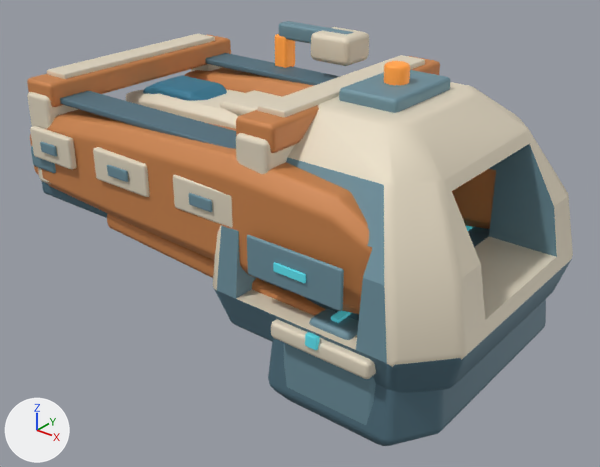
The glTF model space-battleship/assets/planets/facilities_v5/shipyard.glb: old version first, new version second.
Rendered twice from a 50 mm lens placed at (2.53, -4.09, 2.67), pointed at (-0.71, -0.04, 0.16). Arrows for +X, +Y and +Z are at lower left; the lights stay in place. The older version comes first. Where no turn or scale is listed for an object, it has been applied to the vertices. Vertices at exactly the same position are counted once.

Objects in the first picture: 'Armor cassette on pressure cheek', 'Armor cassette on pressure cheek.001', 'Armor cassette on pressure cheek.002', 'Berth recessed dark crown', 'Continuous ochre berth pressure cheek', 'Continuous ochre berth pressure cheek.001', 'Coupling jaw under deck', 'Dock diagonal load brace', 'Dock portal roof truss', 'Dock portal roof truss.001', 'Dock portal upper armor', 'Pressure cassette blue key', 'Pressure cassette blue key.001', 'Pressure cassette blue key.002', 'Pressure shell blue service recess', 'Pressure shell dorsal service ridge', 'Ring-coupled tapered keel', 'Ring-to-berth pressure shell' and 19 more.
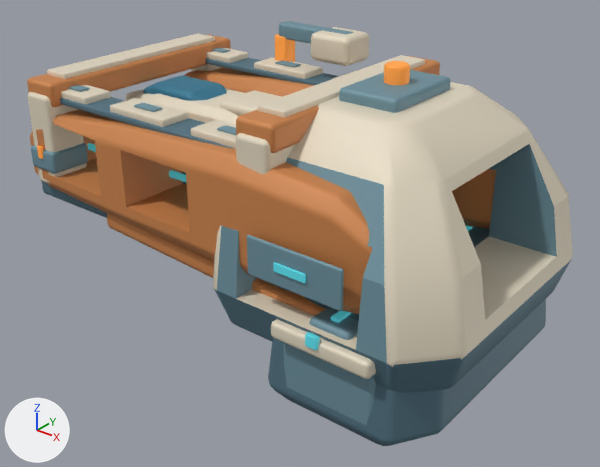
Location of each change, [x1, y1, x2, y2] in pixels of the pictures (600 x 467 px):
'Armor cassette on pressure cheek.002', deleted (pale yellow)
    before: [173, 175, 233, 228]
'Armor cassette on pressure cheek.001', deleted (pale yellow)
    before: [93, 147, 150, 197]
'Armor cassette on pressure cheek', deleted (pale yellow)
    before: [30, 126, 77, 170]
'Upper armor cassette on pressure cheek.001', added (pale yellow)
    after: [110, 98, 188, 127]
'Upper armor cassette on pressure cheek.004', added
    after: [254, 57, 323, 79]
'Upper armor cassette on pressure cheek.002', added
    after: [191, 120, 236, 148]
'Upper armor cassette on pressure cheek', added (pale yellow)
    after: [61, 85, 111, 104]
'Pressure cassette blue key.002', reshaped, moved
    before: [188, 193, 212, 212]
    after: [217, 125, 236, 135]
'Upper armor cassette on pressure cheek.003', added
    after: [206, 48, 248, 63]
'Pressure cassette blue key.001', moved
    before: [107, 165, 128, 182]
    after: [134, 103, 163, 112]
'Pressure cassette blue key', moved
    before: [40, 141, 57, 157]
    after: [69, 85, 89, 92]
'Pressure cassette blue key.004', moved (not visible before)
    after: [275, 60, 301, 67]
'Pressure cassette blue key.003', moved (not visible before)
    after: [212, 48, 230, 53]
part 1 of me_continuous_ochre_berth_pressure_cheek, added (orange)
    after: [36, 121, 228, 252]

Edits to the bpy script that builds the scene:
```text
Change me_continuous_ochre_berth_pressure_cheek:
    remove me_continuous_ochre_berth_pressure_cheek.from_pydata(...)  # 224 vertices, 444 faces; spans x -2.57..0.56, y -0.98..-0.42, z 0.29..1.04
    add me_continuous_ochre_berth_pressure_cheek.from_pydata(...)  # 255 vertices, 514 faces; spans x -2.57..0.56, y -0.98..-0.42, z 0.29..1.04
    me_continuous_ochre_berth_pressure_cheek part 1: 31 vertices added at x -2.28..-0.82, y -0.97..-0.43, z 0.49..0.88
Change me_cube_028:
    remove me_cube_028.from_pydata(...)  # 56 vertices, 108 faces; spans x -0.091..0.091, y -0.009..0.009, z -0.038..0.038
    add me_cube_028.from_pydata(...)  # 56 vertices, 108 faces; spans x -0.091..0.091, y -0.04..0.04, z -0.006..0.006
    me_cube_028 part 2: 56 of 56 vertices moved; they spanned x -0.091..0.091, y -0.009..0.009, z -0.038..0.038 and now span x -0.091..0.091, y -0.04..0.04, z -0.006..0.006; mean shift (0.0, 0.0, 0.0)
Remove ob_armor_cassette_on_pressure_cheek:
    ob_armor_cassette_on_pressure_cheek = bpy.data.objects.new('Armor cassette on pressure cheek', me_cube_023)
Remove ob_armor_cassette_on_pressure_cheek_001:
    ob_armor_cassette_on_pressure_cheek_001 = bpy.data.objects.new('Armor cassette on pressure cheek.001', me_cube_025)
Remove ob_armor_cassette_on_pressure_cheek_002:
    ob_armor_cassette_on_pressure_cheek_002 = bpy.data.objects.new('Armor cassette on pressure cheek.002', me_cube_027)
Change ob_pressure_cassette_blue_key:
    ob_pressure_cassette_blue_key.location: (-2.13, -0.993, 0.73) -> (-2.13, -0.7, 1.089)
Change ob_pressure_cassette_blue_key_001:
    ob_pressure_cassette_blue_key_001.location: (-1.42, -0.993, 0.73) -> (-1.42, -0.7, 1.089)
Change ob_pressure_cassette_blue_key_002:
    ob_pressure_cassette_blue_key_002.location: (-0.69, -0.993, 0.73) -> (-0.69, -0.7, 1.089)
Change ob_pressure_cassette_blue_key_003:
    ob_pressure_cassette_blue_key_003.location: (-2.13, 0.993, 0.73) -> (-2.13, 0.7, 1.089)
Change ob_pressure_cassette_blue_key_004:
    ob_pressure_cassette_blue_key_004.location: (-1.42, 0.993, 0.73) -> (-1.42, 0.7, 1.089)
Add ob_upper_armor_cassette_on_pressure_cheek_004:
    ob_upper_armor_cassette_on_pressure_cheek_004 = bpy.data.objects.new('Upper armor cassette on pressure cheek.004', me_cube_039_1)  # 56 vertices, 108 faces; spans x -0.25..0.25, y -0.11..0.11, z -0.028..0.028; in mat_ivory_armor (pale yellow #e5dac4)
    ob_upper_armor_cassette_on_pressure_cheek_004.location = (-1.42, 0.7, 1.055)
Add ob_upper_armor_cassette_on_pressure_cheek_003:
    ob_upper_armor_cassette_on_pressure_cheek_003 = bpy.data.objects.new('Upper armor cassette on pressure cheek.003', me_cube_037_1)  # 56 vertices, 108 faces; spans x -0.215..0.215, y -0.11..0.11, z -0.028..0.028; in mat_ivory_armor (pale yellow #e5dac4)
    ob_upper_armor_cassette_on_pressure_cheek_003.location = (-2.13, 0.7, 1.055)
Add ob_upper_armor_cassette_on_pressure_cheek_002:
    ob_upper_armor_cassette_on_pressure_cheek_002 = bpy.data.objects.new('Upper armor cassette on pressure cheek.002', me_cube_029_1)  # 56 vertices, 108 faces; spans x -0.245..0.245, y -0.11..0.11, z -0.028..0.028; in mat_ivory_armor (pale yellow #e5dac4)
    ob_upper_armor_cassette_on_pressure_cheek_002.location = (-0.69, -0.7, 1.055)
Add ob_upper_armor_cassette_on_pressure_cheek_001:
    ob_upper_armor_cassette_on_pressure_cheek_001 = bpy.data.objects.new('Upper armor cassette on pressure cheek.001', me_cube_039_1.copy())
    ob_upper_armor_cassette_on_pressure_cheek_001.location = (-1.42, -0.7, 1.055)
Add ob_upper_armor_cassette_on_pressure_cheek:
    ob_upper_armor_cassette_on_pressure_cheek = bpy.data.objects.new('Upper armor cassette on pressure cheek', me_cube_037_1.copy())
    ob_upper_armor_cassette_on_pressure_cheek.location = (-2.13, -0.7, 1.055)
```
